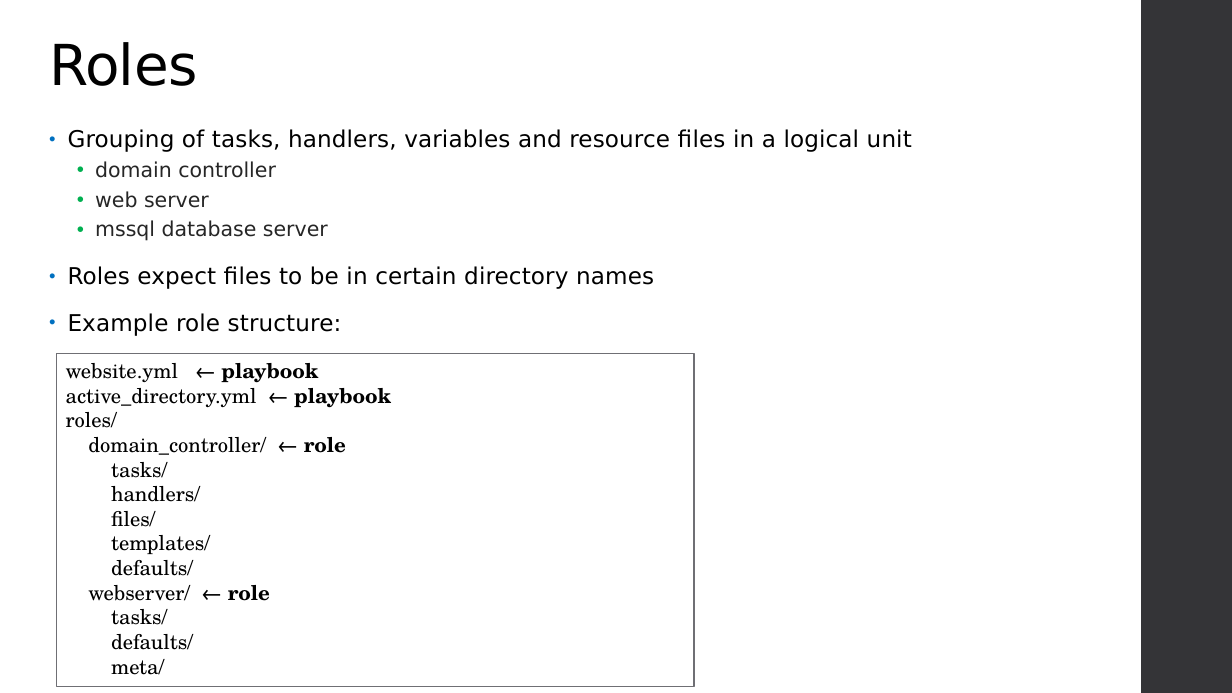
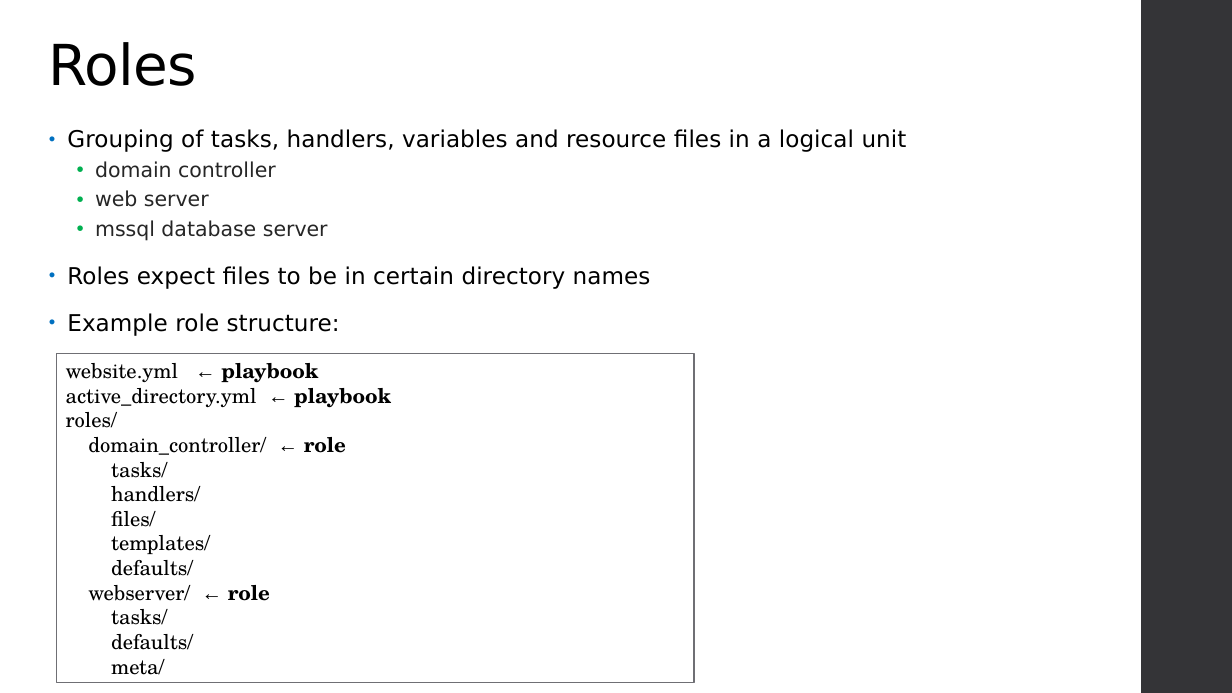
Before and after one commit to varadinov/DevSecOps, a slide deck: slide 11 of 04_configuration_management/Ansible.pptx. Drawn at 1232x693 pixels with LibreOffice and Linux fonts; fonts in the diff are those of the drawing; background and template pictures are left out. Boxes give left, top, right and bottom in pixels: in the first picture for what was removed or moved away, otherwise in the second. Text is boxed around its words. In the diff, an @@ line names an element or a change of style, - is before the commit and + after.

```diff
--- a/04_configuration_management/Ansible.pptx
+++ b/04_configuration_management/Ansible.pptx
@@ text "Grouping of tasks, handlers, variables ..." rewrapped from (68,129,912,336) to (67,129,907,336) @@
@@ rectangle "website.yml ← playbook": place and size @@
-rectangle "website.yml ← playbook" at (56,354,694,687)
+rectangle "website.yml ← playbook" at (56,354,694,683)
@@ rectangle "website.yml ← playbook" at (56,354,694,683): outline #6F6F74 1.1 pt to #6F6F74 1.11 pt @@
@@ text in rectangle at (66,363,391,601): font TeX Gyre Schola to Arial in "←", "←", "←", "←" @@
```
Also in this commit, not shown: 15 other slides changed, 1 slide added, 14 other files.
